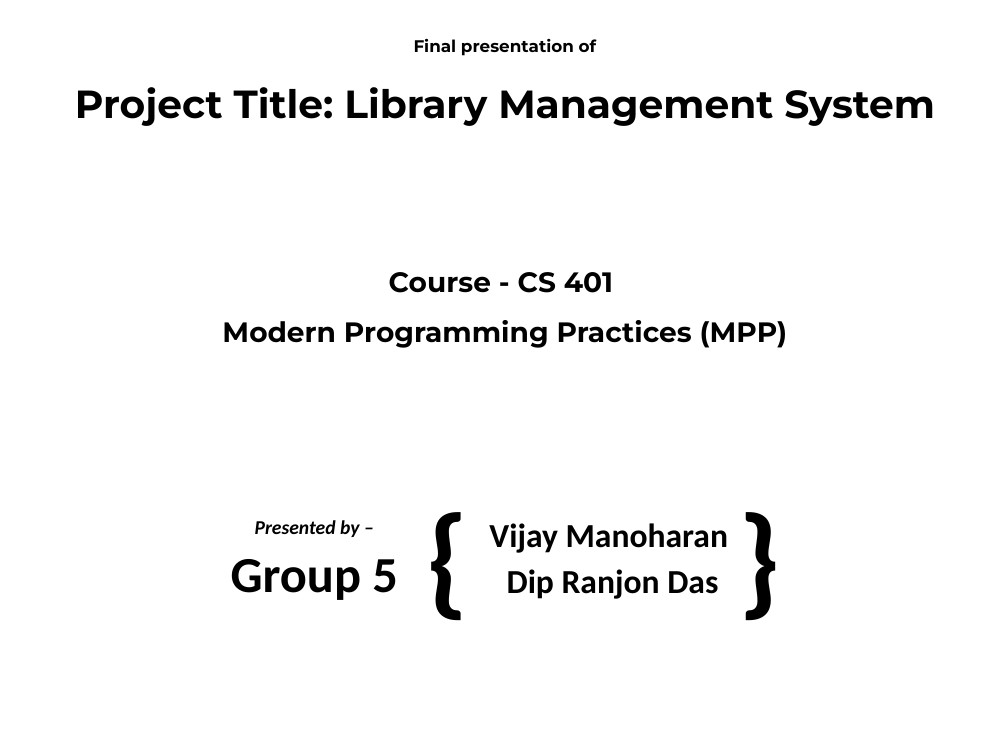
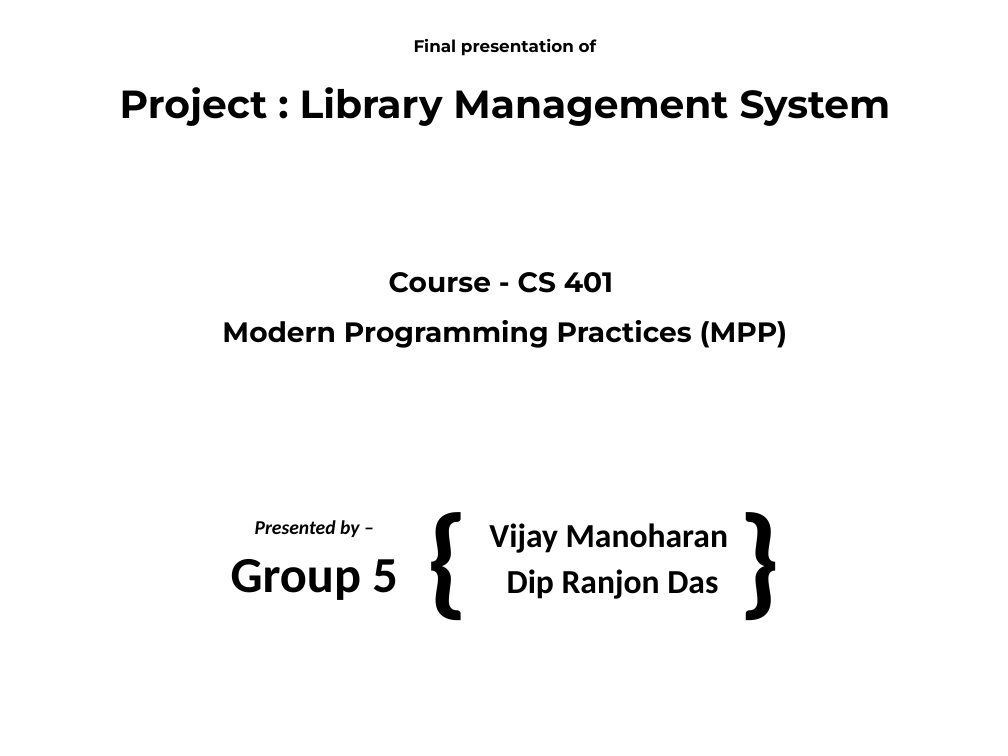
Before and after one commit to vijay9711/MPP_Project, a slide deck: slide 1 of doc/Presentation File.pptx. Drawn at 1008x756 pixels with LibreOffice and Linux fonts; fonts in the diff are those of the drawing. Boxes give left, top, right and bottom in pixels: in the first picture for what was removed or moved away, otherwise in the second. Text is boxed around its words. In the diff, an @@ line names an element or a change of style, - is before the commit and + after.

```diff
--- a/doc/Presentation File.pptx
+++ b/doc/Presentation File.pptx
@@ title at <box>120,38,891,348</box>: text changed @@
-Final presentation of
-Project Title: Library Management System
-Course - CS 401
-Modern Programming Practices (MPP)
+Final presentation of
+Project : Library Management System
+Course - CS 401
+Modern Programming Practices (MPP)
```
Also in this commit, not shown: 1 other slide changed, 5 slides added, 3 other files.
